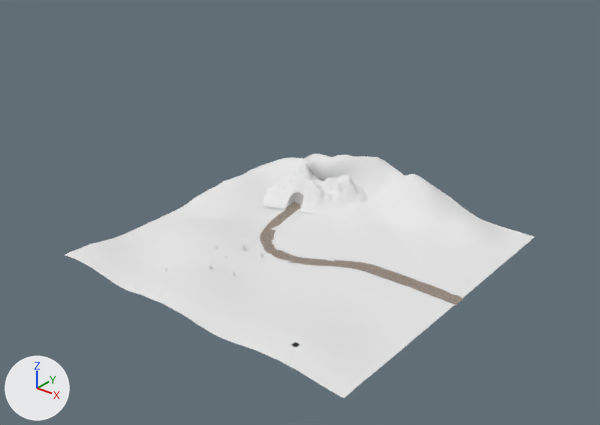
What one commit did to the Blender file 04-Shots/mm-desert_shot2.blend.
Rendered twice from a 50 mm camera at (222.0, -278.0, 190.0) aimed at (-63.0, 78.0, -31.0). The axes (+X, +Y, +Z) are drawn at lower left. The lights are the same throughout.
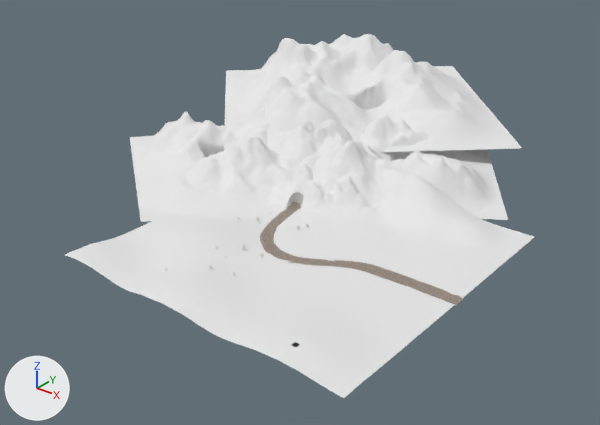
What differs and where, as boxes (x1, y1, x2, y2) in the pictures (600 x 425 px; the box of a moved part takes in the faces that stretch with it):
'newmountain.003', added: after (224, 34, 522, 152)
'newmountain.002', added: after (130, 102, 318, 222)
'newmountain.001', added: after (312, 114, 508, 220)
part 1 of me_plane, moved or reshaped: (172, 154, 417, 224) in both

Diff of the bpy script that builds the scene:
```diff
--- a/04-Shots/mm-desert_shot2.blend.py
+++ b/04-Shots/mm-desert_shot2.blend.py
@@ me_plane @@
 # used by ob_plane; location = (0.0, 0.0, 0.0); scale = (80.4, 80.4, 80.4)
-me_plane.from_pydata(...)  # 4578 vertices, 4413 faces; spans x -0.95..1.05, y -1.01..1.03, z -0.13..0.28
+me_plane.from_pydata(...)  # 4578 vertices, 4413 faces; spans x -0.95..1.05, y -1.01..1.03, z -0.24..0.21
+# me_plane part 1: 542 of 4578 vertices moved; they spanned x -0.95..0.26, y -0.16..1.01, z -0.07..0.28 and now span x -0.95..0.26, y -0.16..1.01, z -0.24..0.18; mean shift (0.0, 0.0, -0.09); largest move (-0.21, 0.77, 0.24) -> (-0.21, 0.77, -0.19)
 me_plane.materials.append(mat_material)
@@ ob_newmountain_001 @@
+ob_newmountain_001 = bpy.data.objects.new('newmountain.001', None)
+ob_newmountain_001.location = (-11.3, 110.0, -7.3)
+ob_newmountain_001.rotation_euler = (0.0, 0.0, -7.273)  # degrees (0, 0, 303)
+ob_newmountain_001.scale = (42.0, 42.0, 42.0)
+ob_newmountain_001.show_instancer_for_render = False
+ob_newmountain_001.instance_type = 'COLLECTION'
+ob_newmountain_001.instance_collection = col_newmountain
@@ ob_newmountain_002 @@
+ob_newmountain_002 = bpy.data.objects.new('newmountain.002', None)
+ob_newmountain_002.location = (-101.2, 53.4, -7.3)
+ob_newmountain_002.rotation_euler = (0.0, 0.0, -10.09)  # degrees (0, 0, 142)
+ob_newmountain_002.scale = (42.0, 42.0, 42.0)
+ob_newmountain_002.show_instancer_for_render = False
+ob_newmountain_002.instance_type = 'COLLECTION'
+ob_newmountain_002.instance_collection = col_newmountain
@@ ob_newmountain_003 @@
+ob_newmountain_003 = bpy.data.objects.new('newmountain.003', None)
+ob_newmountain_003.location = (-82.9, 155.1, 0.0)
+ob_newmountain_003.rotation_euler = (0.0, 0.0, -8.678)  # degrees (0, 0, 223)
+ob_newmountain_003.scale = (58.9, 58.9, 58.9)
+ob_newmountain_003.show_instancer_for_render = False
+ob_newmountain_003.instance_type = 'COLLECTION'
+ob_newmountain_003.instance_collection = col_newmountain
```
